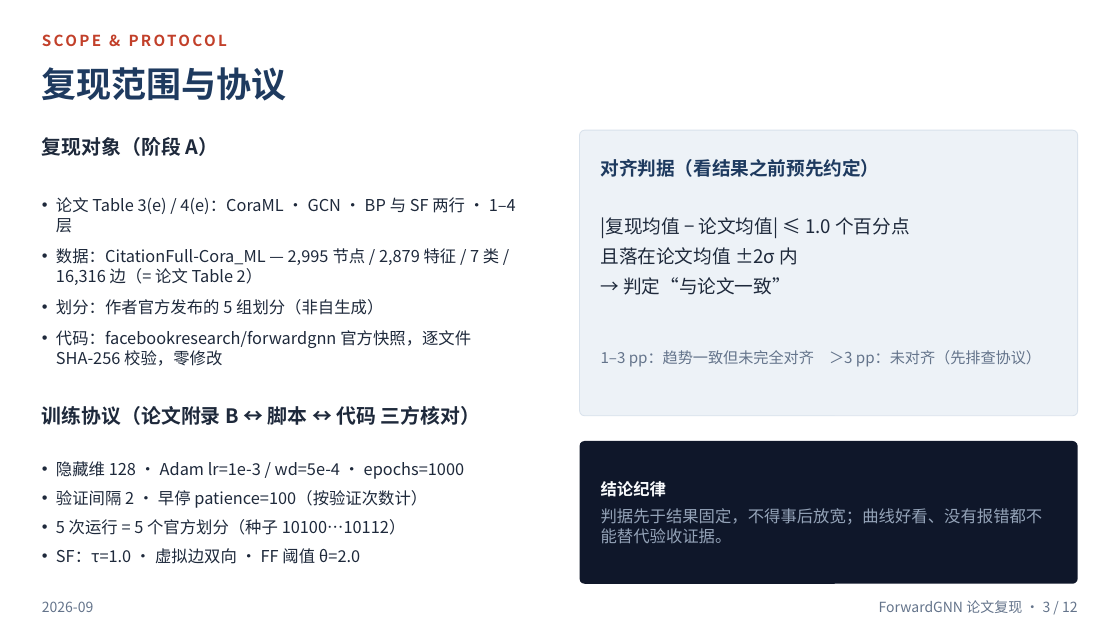
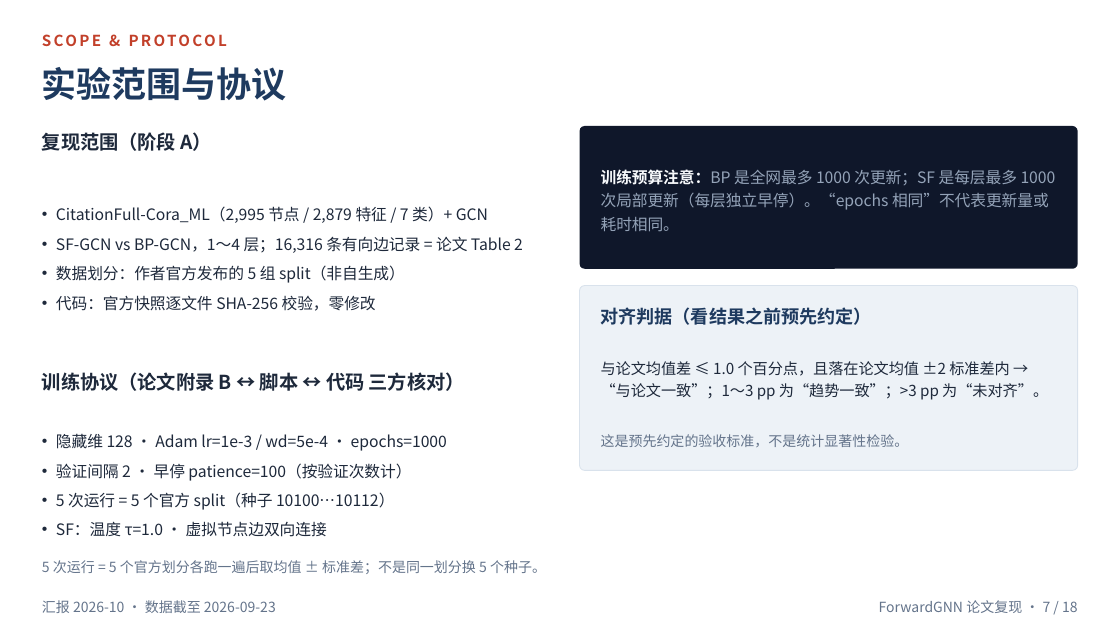
Before and after one commit to asd123667/The-reproduction-of-forwardgnn, a slide deck: slide 7 of reproduction/reports/ForwardGNN复现阶段性汇报.pptx (slide 3 before the commit). Drawn at 1120x630 pixels with LibreOffice and Linux fonts; fonts in the diff are those of the drawing. Boxes give left, top, right and bottom in pixels: in the first picture for what was removed or moved away, otherwise in the second. Text is boxed around its words. In the diff, an @@ line names an element or a change of style, - is before the commit and + after.

```diff
--- a/reproduction/reports/ForwardGNN复现阶段性汇报.pptx
+++ b/reproduction/reports/ForwardGNN复现阶段性汇报.pptx
@@ text at <box>42,67,287,101</box>: text changed @@
-复现范围与协议
+实验范围与协议
@@ text at <box>42,132,213,151</box>: text changed; size 17 to 16.5 pt @@
-复现对象（阶段 A）
+复现范围（阶段 A）
@@ rounded rectangle: place and size @@
-rounded rectangle at <box>580,130,1078,416</box>
+rounded rectangle at <box>580,126,1078,269</box>
@@ rounded rectangle at <box>580,126,1078,269</box>: fill #EDF2F7 to #0F172A; outline #D9E2EC 0.75 pt to none; proportions changed @@
@@ text added at <box>601,169,1056,232</box>, 13.5 pt, text #94A3B8 @@
+训练预算注意：BP 是全网最多 1000 次更新；SF 是每层最多 1000 次局部更新（每层独立早停）。“epochs 相同”不代表更新量或耗时相同。
@@ text at <box>56,206,523,311</box>: text changed; size 14 to 13.5 pt @@
-• 论文 Table 3(e) / 4(e)：CoraML · GCN · BP 与 SF 两行 · 1–4 层
-• 数据：CitationFull-Cora_ML — 2,995 节点 / 2,879 特征 / 7 类 / 16,316 边（= 论文 Table 2）
-• 划分：作者官方发布的 5 组划分（非自生成）
-• 代码：facebookresearch/forwardgnn 官方快照，逐文件 SHA-256 校验，零修改
+• CitationFull-Cora_ML（2,995 节点 / 2,879 特征 / 7 类）+ GCN
+• SF-GCN vs BP-GCN，1～4 层；16,316 条有向边记录 = 论文 Table 2
+• 数据划分：作者官方发布的 5 组 split（非自生成）
+• 代码：官方快照逐文件 SHA-256 校验，零修改
@@ text removed at <box>601,217,909,295</box> @@
-|复现均值 − 论文均值| ≤ 1.0 个百分点
-且落在论文均值 ±2σ 内
-→ 判定“与论文一致”
@@ rounded rectangle added at <box>580,286,1078,471</box>, fill #EDF2F7, outline #D9E2EC 0.75 pt @@
@@ text "对齐判据（看结果之前预先约定）": place and size @@
-text "对齐判据（看结果之前预先约定）" at <box>601,159,880,177</box>
+text "对齐判据（看结果之前预先约定）" at <box>601,307,872,325</box>
@@ text "对齐判据（看结果之前预先约定）" at <box>601,307,872,325</box>: size 16 to 15.5 pt @@
@@ text "训练协议（论文附录 B ↔ 脚本 ↔ ...": place and size @@
-text "训练协议（论文附录 B ↔ 脚本 ↔ ..." at <box>42,406,480,425</box>
+text "训练协议（论文附录 B ↔ 脚本 ↔ ..." at <box>42,372,465,391</box>
@@ text "训练协议（论文附录 B ↔ 脚本 ↔ ..." at <box>42,372,465,391</box>: size 17 to 16.5 pt @@
@@ text at <box>601,361,1048,400</box>: text changed; text colour #64748B to #1E293B @@
-1–3 pp：趋势一致但未完全对齐 ＞3 pp：未对齐（先排查协议）
+与论文均值差 ≤ 1.0 个百分点，且落在论文均值 ±2 标准差内 → “与论文一致”；1～3 pp 为“趋势一致”；>3 pp 为“未对齐”。
@@ text "隐藏维 128 · Adam lr=1e-3 ...": place and size @@
-text "隐藏维 128 · Adam lr=1e-3 ..." at <box>56,461,464,564</box>
+text "隐藏维 128 · Adam lr=1e-3 ..." at <box>56,434,447,537</box>
@@ text at <box>56,434,447,481</box>: size 14 to 13.5 pt in "隐藏维 128 · Adam lr=1e-3 / wd=5e-4 ...", "验证间隔 2 · 早停 patience=100（按验证次数计）"; more space between paragraphs @@
@@ rounded rectangle removed at <box>580,441,1078,584</box> @@
@@ text at <box>601,434,909,447</box>: text changed; size 14 to 12 pt; text colour #94A3B8 to #64748B @@
-结论纪律
-判据先于结果固定，不得事后放宽；曲线好看、没有报错都不能替代验收证据。
+这是预先约定的验收标准，不是统计显著性检验。
@@ text at <box>56,492,394,537</box>: text changed; size 14 to 13.5 pt @@
-• 5 次运行 = 5 个官方划分（种子 10100…10112）
-• SF：τ=1.0 · 虚拟边双向 · FF 阈值 θ=2.0
+• 5 次运行 = 5 个官方 split（种子 10100…10112）
+• SF：温度 τ=1.0 · 虚拟节点边双向连接
@@ text added at <box>42,560,546,574</box>, 12 pt, text #64748B @@
+5 次运行 = 5 个官方划分各跑一遍后取均值 ± 标准差；不是同一划分换 5 个种子。
@@ text removed at <box>42,601,93,612</box> @@
-2026-09
@@ text added at <box>42,600,276,613</box>, 12 pt, text #64748B @@
+汇报 2026-10 · 数据截至 2026-09-23
@@ text at <box>879,600,1078,613</box>: text changed @@
-ForwardGNN 论文复现 · 3 / 12
+ForwardGNN 论文复现 · 7 / 18
```
Also in this commit, not shown: 2 other slides changed, 15 slides added, 9 slides removed, 15 other files.
